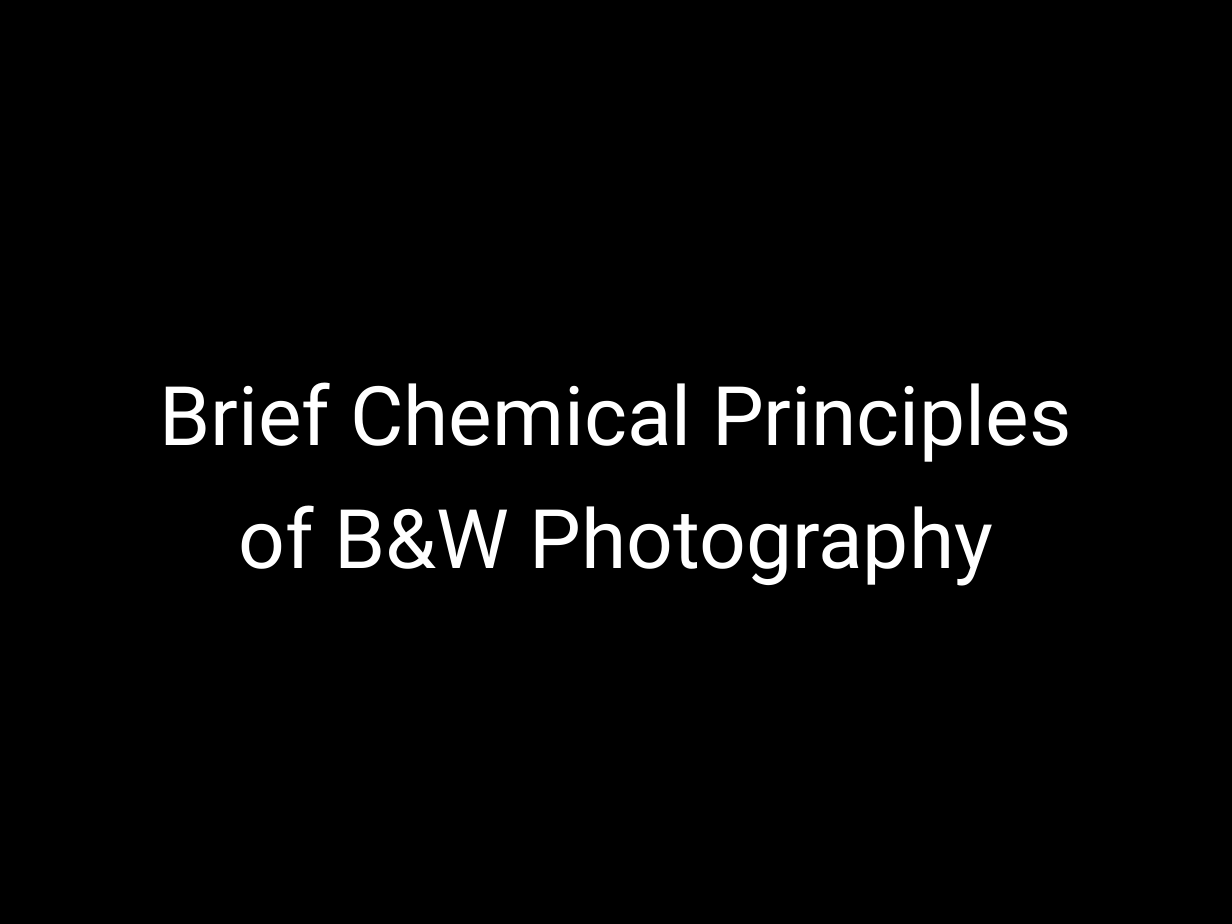
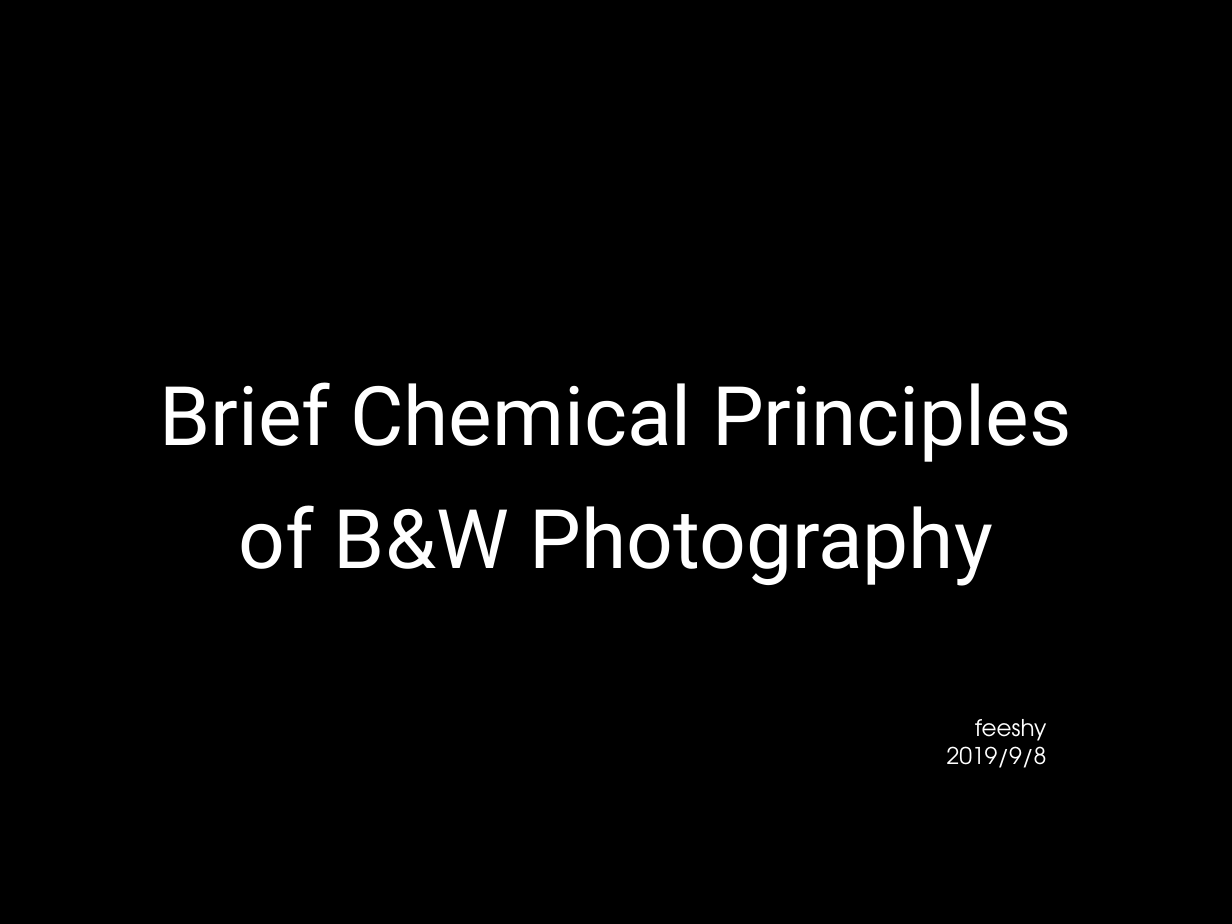
Before and after one commit to Dafrok/feeshy.github.io, a slide deck: slide 1 of photography/bnw_chem.ppsx. Drawn at 1232x924 pixels with LibreOffice and Linux fonts; fonts in the diff are those of the drawing. Boxes give left, top, right and bottom in pixels: in the first picture for what was removed or moved away, otherwise in the second. Text is boxed around its words. In the diff, an @@ line names an element or a change of style, - is before the commit and + after.

```diff
--- a/photography/bnw_chem.ppsx
+++ b/photography/bnw_chem.ppsx
@@ text added at (947, 719, 1047, 768), 13.5 pt, text #FFFFFF @@
+feeshy
+2019/9/8
```
Also in this commit, not shown: 2 other slides changed.
